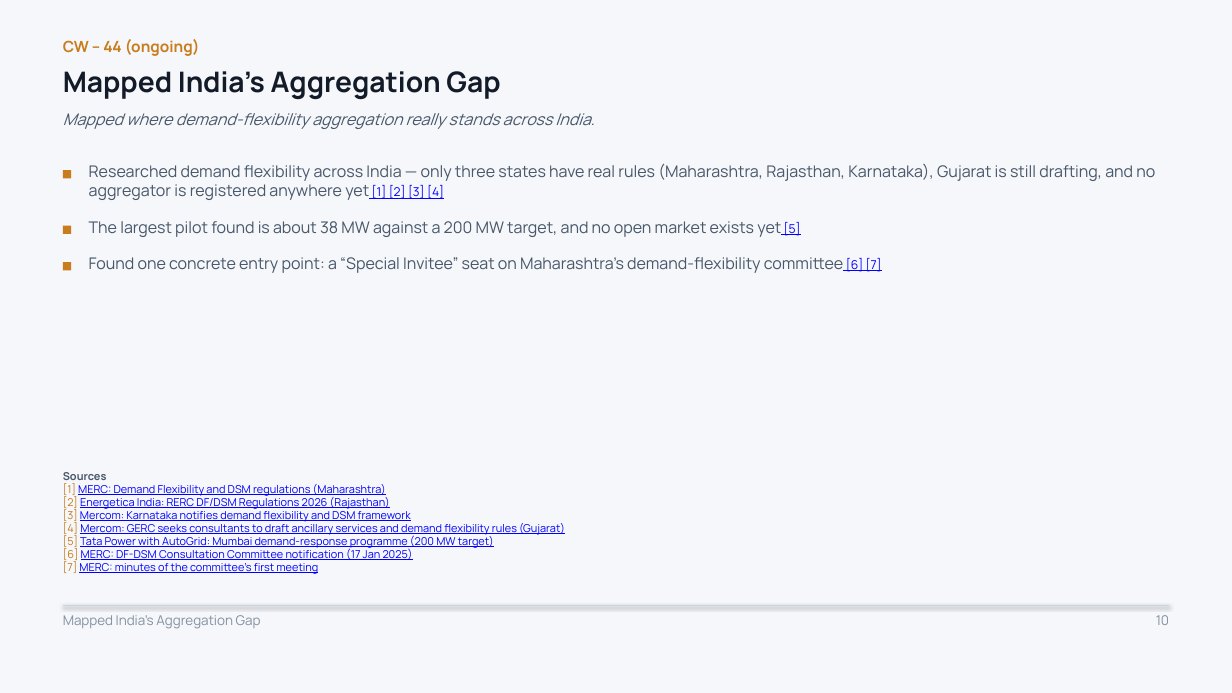
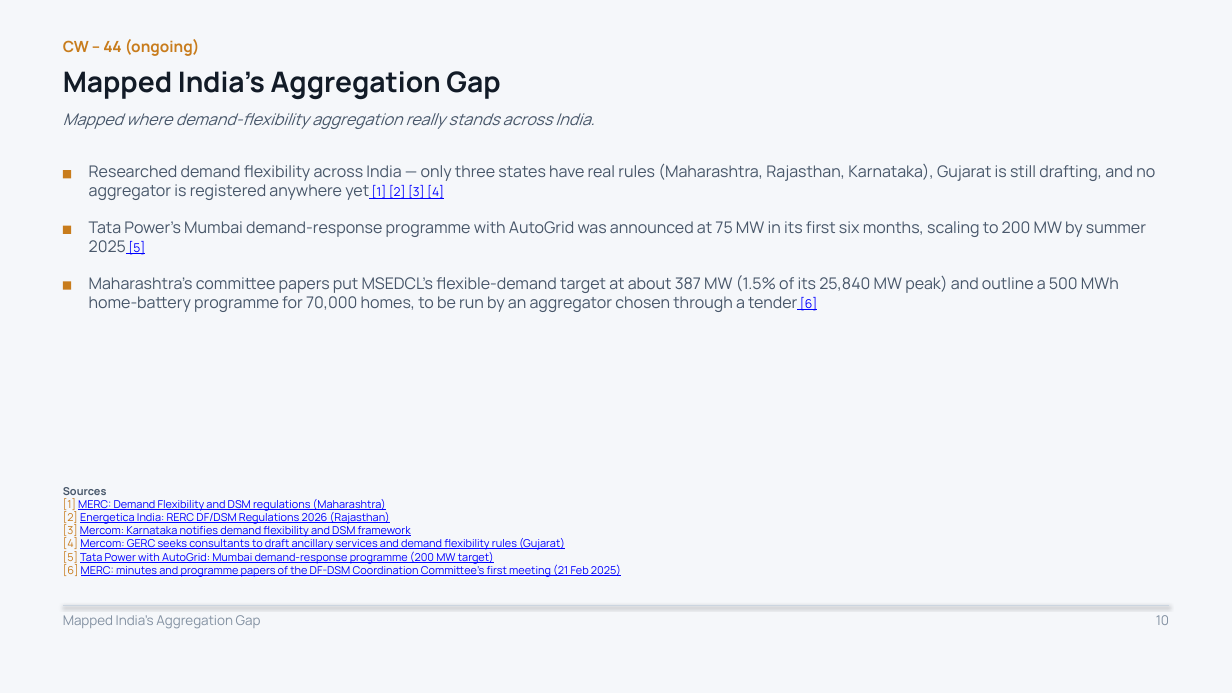
Before and after one commit to Sanjay-dev22/personal-deg, a slide deck: slide 10 of work-record/DEG-IES-Weekly-Update-Group-Meeting.pptx. Drawn at 1232x693 pixels with LibreOffice and Linux fonts; fonts in the diff are those of the drawing. Boxes give left, top, right and bottom in pixels: in the first picture for what was removed or moved away, otherwise in the second. Text is boxed around its words. In the diff, an @@ line names an element or a change of style, - is before the commit and + after.

```diff
--- a/work-record/DEG-IES-Weekly-Update-Group-Meeting.pptx
+++ b/work-record/DEG-IES-Weekly-Update-Group-Meeting.pptx
@@ text at (x1=89, y1=221, x2=1146, y2=255): text changed @@
-The largest pilot found is about 38 MW against a 200 MW target, and no open market exists yet [5]
+Tata Power's Mumbai demand-response programme with AutoGrid was announced at 75 MW in its first six months, scaling to 200 MW by summer 2025 [5]
@@ rectangle moved from (x1=63, y1=262, x2=71, y2=271) to (x1=63, y1=282, x2=71, y2=290) @@
@@ text at (x1=89, y1=275, x2=1119, y2=312): text changed @@
-Found one concrete entry point: a “Special Invitee” seat on Maharashtra's demand-flexibility committee [6] [7]
+Maharashtra's committee papers put MSEDCL's flexible-demand target at about 387 MW (1.5% of its 25,840 MW peak) and outline a 500 MWh home-battery programme for 70,000 homes, to be run by an aggregator chosen through a tender [6]
@@ text "Sources" moved from (x1=63, y1=472, x2=565, y2=574) to (x1=63, y1=487, x2=621, y2=577) @@
@@ text at (x1=63, y1=563, x2=621, y2=577): text changed @@
-[6] MERC: DF-DSM Consultation Committee notification (17 Jan 2025)
-[7] MERC: minutes of the committee's first meeting
+[6] MERC: minutes and programme papers of the DF-DSM Coordination Committee's first meeting (21 Feb 2025)
```
Also in this commit, not shown: 3 other slides changed, 1 other file.
